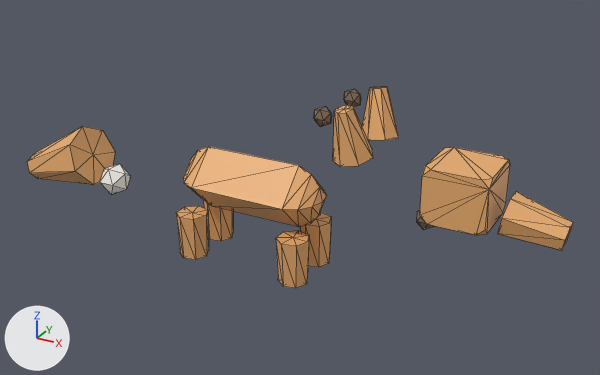
The glTF model public/studio/v2.15.0/d_fox/model.glb as it was, and as the next commit left it.
Before and after are seen from a camera (50 mm lens) standing at (4.36, -6.89, 4.37) and looking at (0.48, 0.17, 0.84). Every picture has the same lights, and +X, +Y and +Z are marked at lower left. The picture after the commit comes second. Mesh edges are drawn as thin lines. Where no turn or scale is listed for an object, it has been applied to the vertices.

Before the edit, the objects in view are built like this:
```python
ob_part0 = bpy.data.objects.new('part0', me_geometry_0)
ob_part0.location = (0.0, 0.0, 0.0)
ob_part1 = bpy.data.objects.new('part1', me_geometry_1)
ob_part1.location = (0.0, 0.0, 0.0)
ob_part11 = bpy.data.objects.new('part11', me_geometry_11)
ob_part11.location = (0.0, 0.0, 0.0)
ob_part13 = bpy.data.objects.new('part13', me_geometry_13)
ob_part13.location = (0.0, 0.0, 0.0)
ob_part2 = bpy.data.objects.new('part2', me_geometry_2)
ob_part2.location = (0.0, 0.0, 0.0)
ob_part4 = bpy.data.objects.new('part4', me_geometry_4)
ob_part4.location = (0.0, 0.0, 0.0)
ob_part5 = bpy.data.objects.new('part5', me_geometry_5)
ob_part5.location = (0.0, 0.0, 0.0)
ob_part8 = bpy.data.objects.new('part8', me_geometry_8)
ob_part8.location = (0.0, 0.0, 0.0)
# also in view: 'part9' at (-1.92, 0.0, 0.51); 'part10' at (0.64, 0.25, 0.22); 'part12' at (-0.62, 0.25, 0.22)
```
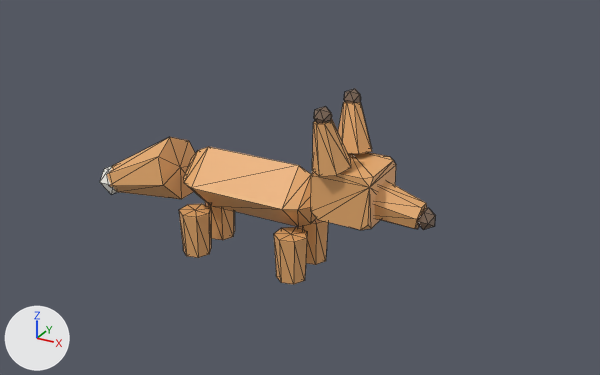
Edits to the bpy script that builds the scene:
```text
Change me_geometry_1:
    used by ob_part1; location = (0.0, 0.0, 0.0)
    remove me_geometry_1.from_pydata(...)  # 24 vertices, 44 faces; spans x 1.998..2.618, y -0.32..0.32, z 1.0..1.54
    add me_geometry_1.from_pydata(...)  # 24 vertices, 44 faces; spans x 0.87..1.49, y -0.32..0.32, z 0.78..1.32
    me_geometry_1 part 1: the whole mesh is moved by (-1.128, 0.0, -0.22)
Change me_geometry_2:
    used by ob_part2; location = (0.0, 0.0, 0.0)
    remove me_geometry_2.from_pydata(...)  # 16 vertices, 28 faces; spans x 2.676..3.288, y -0.214..0.214, z 0.881..1.314
    add me_geometry_2.from_pydata(...)  # 16 vertices, 28 faces; spans x 1.311..1.923, y -0.214..0.214, z 0.762..1.195
    me_geometry_2 part 2: the whole mesh is moved by (-1.365, 0.0, -0.119)
Change me_geometry_4:
    used by ob_part4; location = (0.0, 0.0, 0.0)
    remove me_geometry_4.from_pydata(...)  # 16 vertices, 28 faces; spans x 1.131..1.508, y 0.113..0.497, z 1.47..2.009
    add me_geometry_4.from_pydata(...)  # 16 vertices, 28 faces; spans x 0.881..1.258, y 0.047..0.432, z 1.3..1.839
    me_geometry_4 part 3: the whole mesh is moved by (-0.25, -0.065, -0.17)
Change me_geometry_5:
    used by ob_part5; location = (0.0, 0.0, 0.0)
    remove me_geometry_5.from_pydata(...)  # 16 vertices, 28 faces; spans x 1.131..1.508, y -0.497..-0.113, z 1.47..2.009
    add me_geometry_5.from_pydata(...)  # 16 vertices, 28 faces; spans x 0.881..1.258, y -0.432..-0.047, z 1.3..1.839
    me_geometry_5 part 4: the whole mesh is moved by (-0.25, 0.065, -0.17)
Change me_geometry_8:
    used by ob_part8; location = (0.0, 0.0, 0.0)
    remove me_geometry_8.from_pydata(...)  # 16 vertices, 28 faces; spans x -3.231..-2.122, y -0.351..0.351, z 0.291..1.097
    add me_geometry_8.from_pydata(...)  # 16 vertices, 28 faces; spans x -1.953..-0.844, y -0.351..0.351, z 0.384..1.19
    me_geometry_8 part 5: the whole mesh is moved by (1.278, 0.0, 0.093)
Change me_geometry_11:
    used by ob_part11; location = (0.0, 0.0, 0.0)
    remove me_geometry_11.from_pydata(...)  # 16 vertices, 28 faces; spans x 0.469..0.811, y -0.428..-0.077, z -0.029..0.471
    add me_geometry_11.from_pydata(...)  # 16 vertices, 28 faces; spans x 0.438..0.78, y -0.415..-0.065, z 0.0..0.5
    me_geometry_11 part 6: the whole mesh is moved by (-0.031, 0.012, 0.029)
Change me_geometry_13:
    used by ob_part13; location = (0.0, 0.0, 0.0)
    remove me_geometry_13.from_pydata(...)  # 16 vertices, 28 faces; spans x -0.793..-0.451, y -0.428..-0.077, z -0.029..0.471
    add me_geometry_13.from_pydata(...)  # 16 vertices, 28 faces; spans x -0.762..-0.42, y -0.415..-0.065, z 0.0..0.5
    me_geometry_13 part 7: the whole mesh is moved by (0.031, 0.012, 0.029)
```

Location of each change, (x1, y1, x2, y2) in pixels of the pictures (600 x 375 px):
'part1', moved
    before: (420, 147, 510, 235)
    after: (311, 152, 396, 230)
'part8', moved
    before: (28, 126, 115, 185)
    after: (107, 137, 195, 199)
'part2', moved
    before: (498, 191, 573, 250)
    after: (374, 181, 427, 229)
'part5', moved
    before: (333, 105, 373, 167)
    after: (312, 119, 351, 176)
'part4', moved
    before: (362, 87, 399, 140)
    after: (338, 102, 372, 154)
'part11', moved
    before: (276, 230, 309, 288)
    after: (274, 227, 307, 284)
'part13', moved
    before: (176, 206, 208, 260)
    after: (179, 204, 211, 258)
